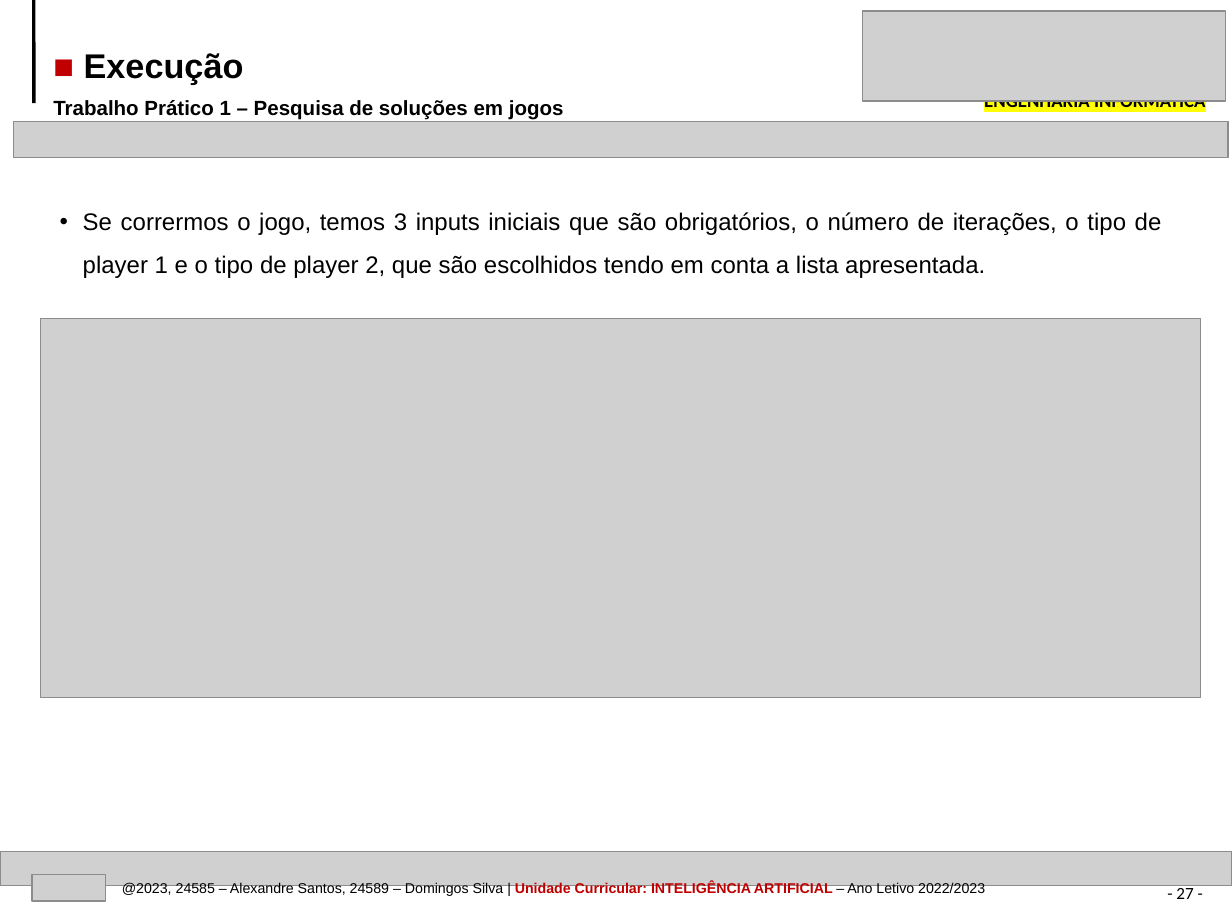
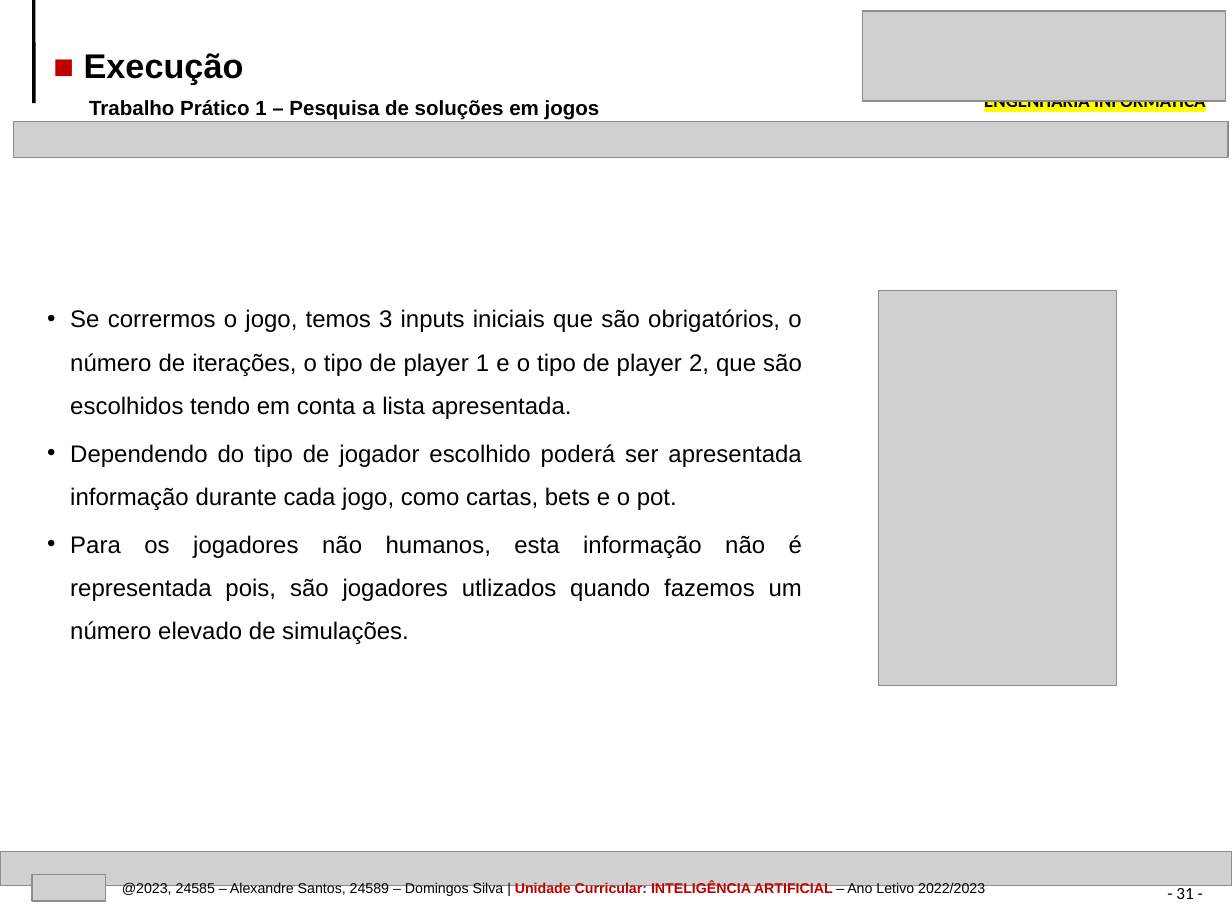
Before and after one commit to AlexandrePSantos/IPVC_EI_IA_TP1_TexasHoldEm, a slide deck: slide 31 of IPVC-EI-IA-TrabPratico1-Pesquisa_solucoes_jogos-24585-24589.pptx (slide 27 before the commit). Drawn at 1232x924 pixels with LibreOffice and Linux fonts; fonts in the diff are those of the drawing; grey boxes stand for pictures. Boxes give left, top, right and bottom in pixels: in the first picture for what was removed or moved away, otherwise in the second. Text is boxed around its words. In the diff, an @@ line names an element or a change of style, - is before the commit and + after.

```diff
--- a/IPVC-EI-IA-TrabPratico1-Pesquisa_solucoes_jogos-24585-24589.pptx
+++ b/IPVC-EI-IA-TrabPratico1-Pesquisa_solucoes_jogos-24585-24589.pptx
@@ text "Trabalho Prático 1 – Pesquisa ..." moved from (x1=53, y1=100, x2=564, y2=120) to (x1=89, y1=100, x2=600, y2=120) @@
@@ text "Se corrermos o jogo, temos ..." moved from (x1=83, y1=212, x2=1162, y2=278) to (x1=70, y1=309, x2=802, y2=644) @@
@@ picture added at (x1=878, y1=291, x2=1116, y2=686) @@
@@ picture removed at (x1=41, y1=318, x2=1201, y2=697) @@
@@ text at (x1=70, y1=444, x2=802, y2=644): paragraphs added @@
+• Dependendo do tipo de jogador escolhido poderá ser apresentada informação durante cada jogo, como cartas, bets e o pot.
+• Para os jogadores não humanos, esta informação não é representada pois, são jogadores utlizados quando fazemos um número elevado de simulações.
@@ page number at (x1=1176, y1=885, x2=1193, y2=899): text changed @@
-- 27 -
+- 31 -
```
Also in this commit, not shown: 28 other slides changed, 6 slides added, 39 other files.
